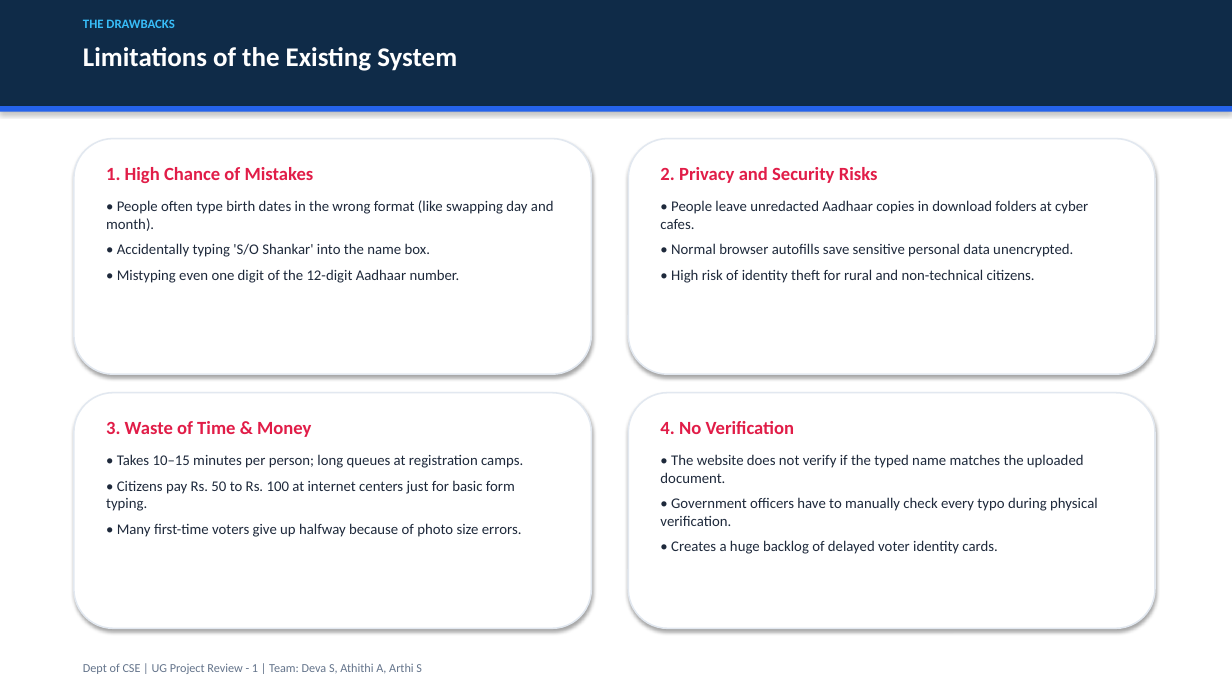
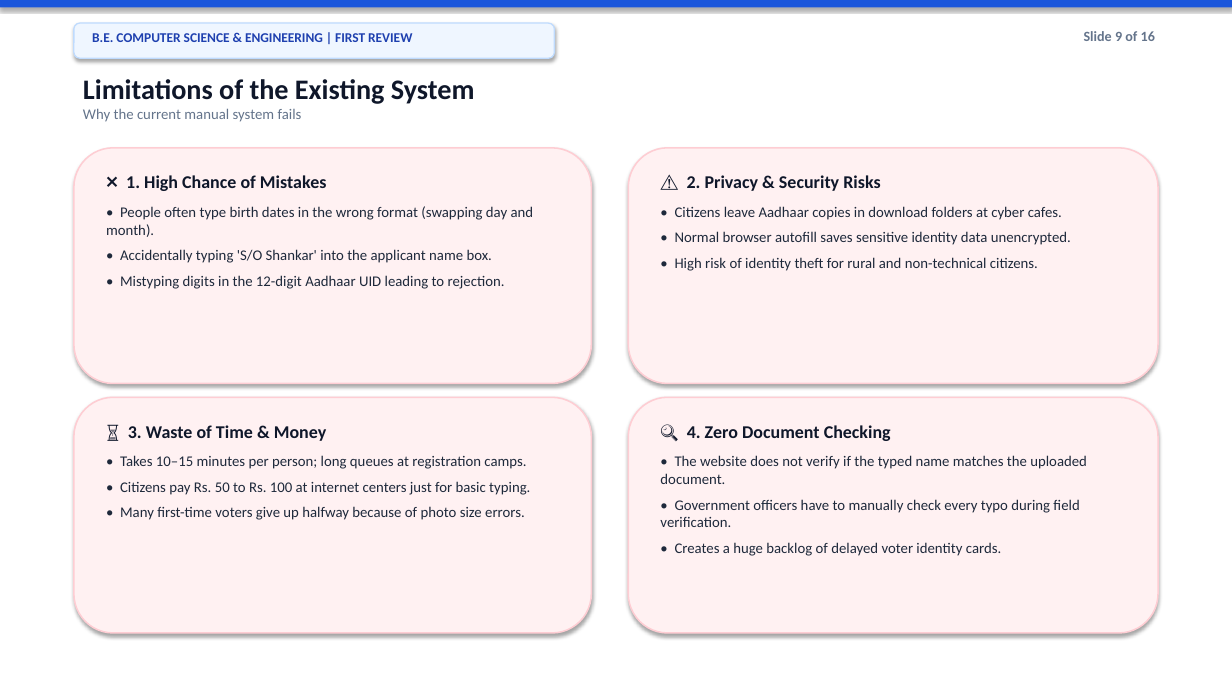
Before and after one commit to deva-2006/govtAutofill, a slide deck: slide 9 of First_Review_UG_Project_Presentation.pptx. Drawn at 1232x693 pixels with LibreOffice and Linux fonts; fonts in the diff are those of the drawing. Boxes give left, top, right and bottom in pixels: in the first picture for what was removed or moved away, otherwise in the second. Text is boxed around its words. In the diff, an @@ line names an element or a change of style, - is before the commit and + after.

```diff
--- a/First_Review_UG_Project_Presentation.pptx
+++ b/First_Review_UG_Project_Presentation.pptx
@@ rectangle resized from (x1=0, y1=0, x2=1232, y2=106) to (x1=0, y1=0, x2=1232, y2=7) @@
@@ rectangle at (x1=0, y1=0, x2=1232, y2=7): fill #0F2B48 to #1A56DB @@
@@ rounded rectangle added at (x1=74, y1=23, x2=555, y2=58), fill #EFF6FF, outline #BFDBFE 1 pt @@
@@ text removed at (x1=83, y1=19, x2=174, y2=28) @@
-THE DRAWBACKS
@@ text added at (x1=92, y1=33, x2=412, y2=42), 10.5 pt, text #1E40AF, bold @@
+B.E. COMPUTER SCIENCE & ENGINEERING | FIRST REVIEW
@@ text added at (x1=1084, y1=31, x2=1155, y2=41), 11 pt, text #64748B, bold @@
+Slide 9 of 16
@@ text "Limitations of the Existing System" moved from (x1=83, y1=47, x2=457, y2=71) to (x1=83, y1=79, x2=475, y2=122) @@
@@ text at (x1=83, y1=79, x2=475, y2=104): size 21 to 22 pt, text colour #FFFFFF to #0F172A in "Limitations of the Existing System" @@
@@ rectangle removed at (x1=0, y1=106, x2=1232, y2=112) @@
@@ text at (x1=83, y1=108, x2=302, y2=122): paragraph added @@
+Why the current manual system fails
@@ 2 rounded rectangles, 1 text moved together from (x1=74, y1=139, x2=1155, y2=374) to (x1=74, y1=148, x2=1158, y2=384) @@
@@ fill #FFFFFF to #FFF1F2; outline #E2E8F0 1.2 pt to #FECDD3 1.2 pt in 4 elements at (x1=74, y1=397, x2=592, y2=633), (x1=628, y1=397, x2=1158, y2=633), (x1=74, y1=148, x2=592, y2=384), (x1=628, y1=148, x2=1158, y2=384) @@
@@ text at (x1=106, y1=175, x2=534, y2=289): text changed @@
-1. High Chance of Mistakes
-• People often type birth dates in the wrong format (like swapping day and month).
-• Accidentally typing 'S/O Shankar' into the name box.
-• Mistyping even one digit of the 12-digit Aadhaar number.
+❌ 1. High Chance of Mistakes
+• People often type birth dates in the wrong format (swapping day and month).
+• Accidentally typing 'S/O Shankar' into the applicant name box.
+• Mistyping digits in the 12-digit Aadhaar UID leading to rejection.
@@ text at (x1=675, y1=175, x2=1071, y2=245): text changed @@
-2. Privacy and Security Risks
-• People leave unredacted Aadhaar copies in download folders at cyber cafes.
-• Normal browser autofills save sensitive personal data unencrypted.
+⚠️ 2. Privacy & Security Risks
+• Citizens leave Aadhaar copies in download folders at cyber cafes.
+• Normal browser autofill saves sensitive identity data unencrypted.
@@ rounded rectangle moved from (x1=74, y1=393, x2=592, y2=628) to (x1=74, y1=397, x2=592, y2=633) @@
@@ rounded rectangle moved from (x1=628, y1=393, x2=1155, y2=628) to (x1=628, y1=397, x2=1158, y2=633) @@
@@ text at (x1=128, y1=425, x2=326, y2=441): text changed; size 14.5 to 14 pt; text colour #E11D48 to #0F172A @@
-3. Waste of Time & Money
+⏳ 3. Waste of Time & Money
@@ text at (x1=687, y1=425, x2=891, y2=441): text changed; size 14.5 to 14 pt; text colour #E11D48 to #0F172A @@
-4. No Verification
+🔍 4. Zero Document Checking
@@ text at (x1=120, y1=481, x2=530, y2=495): text changed @@
-• Citizens pay Rs. 50 to Rs. 100 at internet centers just for basic form typing.
+• Citizens pay Rs. 50 to Rs. 100 at internet centers just for basic typing.
@@ text at (x1=660, y1=499, x2=1079, y2=527): text changed @@
-• Government officers have to manually check every typo during physical verification.
+• Government officers have to manually check every typo during field verification.
@@ text removed at (x1=83, y1=663, x2=422, y2=674) @@
-Dept of CSE | UG Project Review - 1 | Team: Deva S, Athithi A, Arthi S
```
Also in this commit, not shown: 14 other slides changed, 1 slide added, 1 slide removed, 1 other file.
